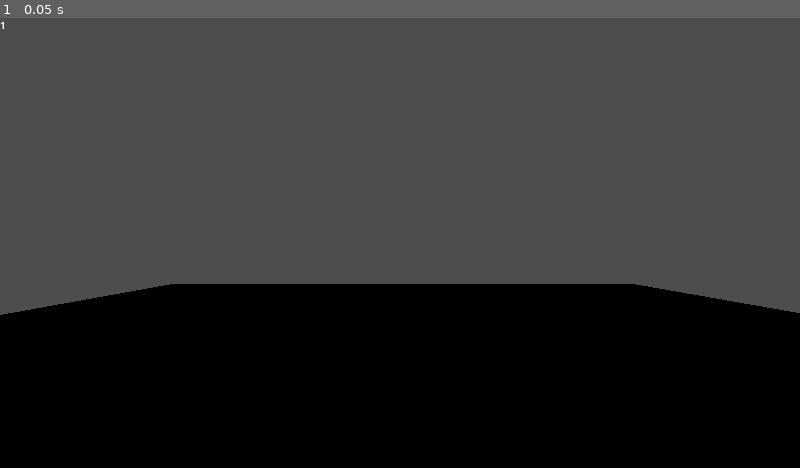
Above: before the commit, frame 1.
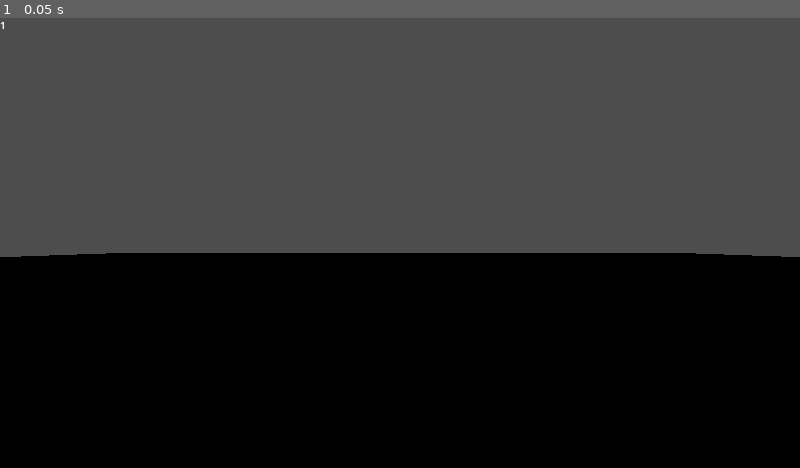
Above: after the commit, the same moment.

Repository: Triple-B-Org/BBB-Game-Jam-2024
Game: Godot game, scene res://scenes/main.tscn
The game is run twice, just before and just after one commit, with the same random seed, the same clock (stepped at 60 frames per second) and the same inputs.
Inputs:
- Up to frame 1 (0.05 s): no input

The runs differ from the first frame. In frame 1, 8.2% of the frame differs, in the area x 0-100%, y 52-66%.

Commit message:
fixed the thing

Diff:
--- a/scenes/main.tscn
+++ b/scenes/main.tscn
@@ -1,9 +1,13 @@
-[gd_scene load_steps=4 format=3 uid="uid://wsxrbsbbsvsj"]
+[gd_scene load_steps=5 format=3 uid="uid://wsxrbsbbsvsj"]
 
 [ext_resource type="Script" path="res://scripts/FPS_Counter.gd" id="1_g8k3l"]
 [ext_resource type="Script" path="res://scripts/Game_Loop.gd" id="1_mgt5c"]
 
 [sub_resource type="PlaneMesh" id="PlaneMesh_hikpt"]
+size = Vector2(10, 10)
+
+[sub_resource type="BoxShape3D" id="BoxShape3D_b88c8"]
+size = Vector3(10, 0, 10)
 
 [node name="main" type="Node3D"]
 script = ExtResource("1_mgt5c")
@@ -22,3 +26,6 @@
 [node name="MeshInstance3D" type="MeshInstance3D" parent="StaticBody3D"]
 transform = Transform3D(1, 0, 0, 0, 1, 0, 0, 0, 1, 0.0113888, 0.020443, 0.0440741)
 mesh = SubResource("PlaneMesh_hikpt")
+
+[node name="CollisionShape3D" type="CollisionShape3D" parent="StaticBody3D"]
+shape = SubResource("BoxShape3D_b88c8")
